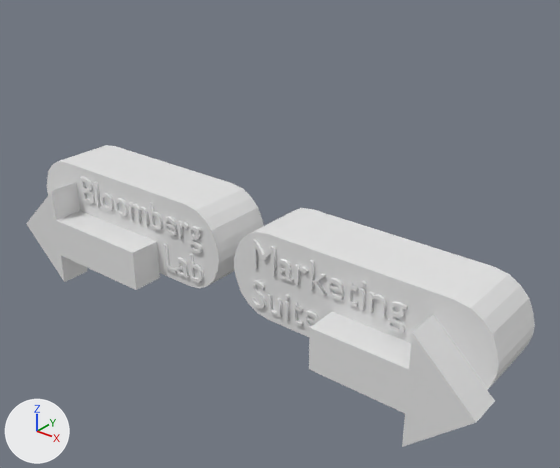
Before and after pictures for a commit that changed the Blender file Hub Room/CAD/hub_room_buttons.blend.
Rendered twice from a 50 mm camera at (0.697, -8.337, 3.039) aimed at (0.076, -7.561, 2.558). The lights are fixed; the arrows at lower left show +X, +Y and +Z.

The older version as bpy lines, for what is in view:
```python
me_plane_008 = bpy.data.meshes.new('Plane.008')
me_plane_008.from_pydata(...)  # 14 vertices, 9 faces; spans x -12.2..15.5, y -8.4..7.9, z -0.2..0.1
txt_text_001 = bpy.data.curves.new('Text.001', 'FONT')
txt_text_001.body = 'Lab'
txt_text_001.extrude = 0.07
txt_text_003 = bpy.data.curves.new('Text.003', 'FONT')
txt_text_003.body = 'Marketing'
txt_text_003.extrude = 0.07
ob_plane_005 = bpy.data.objects.new('Plane.005', me_plane_008)
ob_plane_005.location = (0.306, -7.636, 2.503)
ob_plane_005.scale = (0.00843, 0.00301, 0.643)
ob_text_001 = bpy.data.objects.new('Text.001', txt_text_001)
ob_text_001.location = (-0.115, -7.612, 2.462)
ob_text_001.rotation_euler = (1.571, 0.0, 0.0)  # degrees (90, 0, 0)
ob_text_001.scale = (0.0617, 0.0617, 0.0617)
ob_text_003 = bpy.data.objects.new('Text.003', txt_text_003)
ob_text_003.location = (0.067, -7.612, 2.526)
ob_text_003.rotation_euler = (1.571, 0.0, 0.0)  # degrees (90, 0, 0)
ob_text_003.scale = (0.0612, 0.0612, 0.0612)
# also in view: 'Text.002' at (0.126, -7.612, 2.484); 'Text' at (-0.164, -7.612, 2.54); 'Plane.004' at (0.233, -7.56, 2.516); 'Plane.003' at (-0.2, -7.56, 2.515); 'Plane.002' at (-0.267, -7.637, 2.47)
```
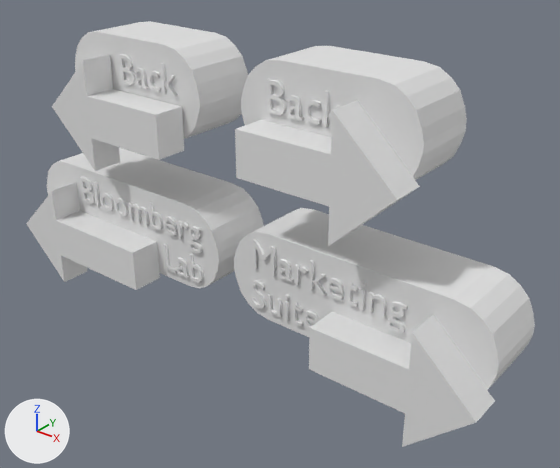
Changed parts and their boxes [x1, y1, x2, y2] in the pictures (560 x 468 px):
'Plane.001', added
    after: [241, 46, 467, 180]
'Plane.006', added
    after: [235, 100, 420, 246]
'Plane.008', added
    after: [75, 21, 248, 139]
'Plane.007', added
    after: [52, 55, 184, 171]
'Text.004', added
    after: [266, 79, 341, 127]
'Text.005', added
    after: [118, 54, 178, 96]

Diff of the bpy script that builds the scene:
```diff
--- a/Hub Room/CAD/hub_room_buttons.blend.py
+++ b/Hub Room/CAD/hub_room_buttons.blend.py
@@ me_plane_009 @@
+me_plane_009.from_pydata(...)  # 324 vertices, 308 faces; spans x -4.0..10.9, y -8.4..7.9, z -0.1..0.0
@@ txt_text_005 @@
+txt_text_005 = bpy.data.curves.new('Text.005', 'FONT')
+txt_text_005.body = 'Back\n'
+txt_text_005.extrude = 0.07
@@ txt_text_004 @@
+txt_text_004 = bpy.data.curves.new('Text.004', 'FONT')
+txt_text_004.body = 'Back\n'
+txt_text_004.extrude = 0.07
@@ ob_text_005 @@
+ob_text_005 = bpy.data.objects.new('Text.005', txt_text_005)
+ob_text_005.location = (-0.189, -7.604, 2.742)
+ob_text_005.rotation_euler = (1.571, 0.0, 0.0)  # degrees (90, 0, 0)
+ob_text_005.scale = (0.0612, 0.0612, 0.0612)
@@ ob_text_004 @@
+ob_text_004 = bpy.data.objects.new('Text.004', txt_text_004)
+ob_text_004.location = (0.09, -7.607, 2.752)
+ob_text_004.rotation_euler = (1.571, 0.0, 0.0)  # degrees (90, 0, 0)
+ob_text_004.scale = (0.0612, 0.0612, 0.0612)
@@ ob_plane_008 @@
+ob_plane_008 = bpy.data.objects.new('Plane.008', me_plane_009)
+ob_plane_008.location = (-0.223, -7.554, 2.81)
+ob_plane_008.scale = (0.0178, -0.00635, 1.36)
@@ ob_plane_007 @@
+ob_plane_007 = bpy.data.objects.new('Plane.007', me_plane_008.copy())  # the mesh of ob_plane_005
+ob_plane_007.location = (-0.165, -7.631, 2.729)
+ob_plane_007.rotation_euler = (0.0, 0.0, 3.142)  # degrees (0, 0, 180)
+ob_plane_007.scale = (0.00843, 0.00301, 0.643)
@@ ob_plane_001 @@
+ob_plane_001 = bpy.data.objects.new('Plane.001', me_plane_009.copy())
+ob_plane_001.location = (0.12, -7.554, 2.819)
+ob_plane_001.scale = (0.0178, 0.00635, 1.36)
@@ ob_plane_006 @@
+ob_plane_006 = bpy.data.objects.new('Plane.006', me_plane_008.copy())  # the mesh of ob_plane_005
+ob_plane_006.location = (0.184, -7.631, 2.739)
+ob_plane_006.scale = (0.00843, 0.00301, 0.643)
```
